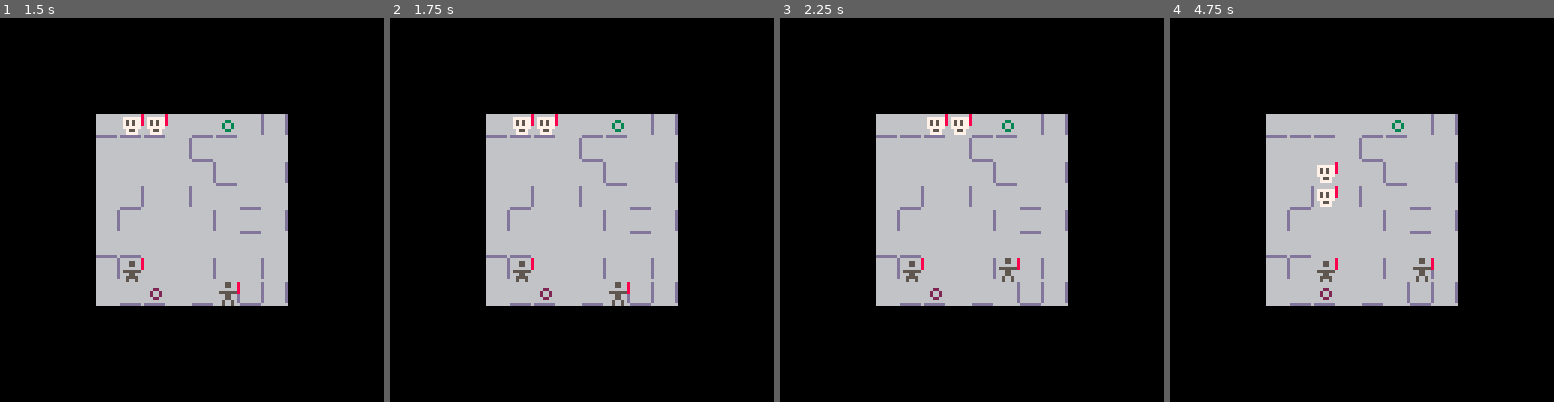
Above: before the commit, frames 1-4 (left to right).
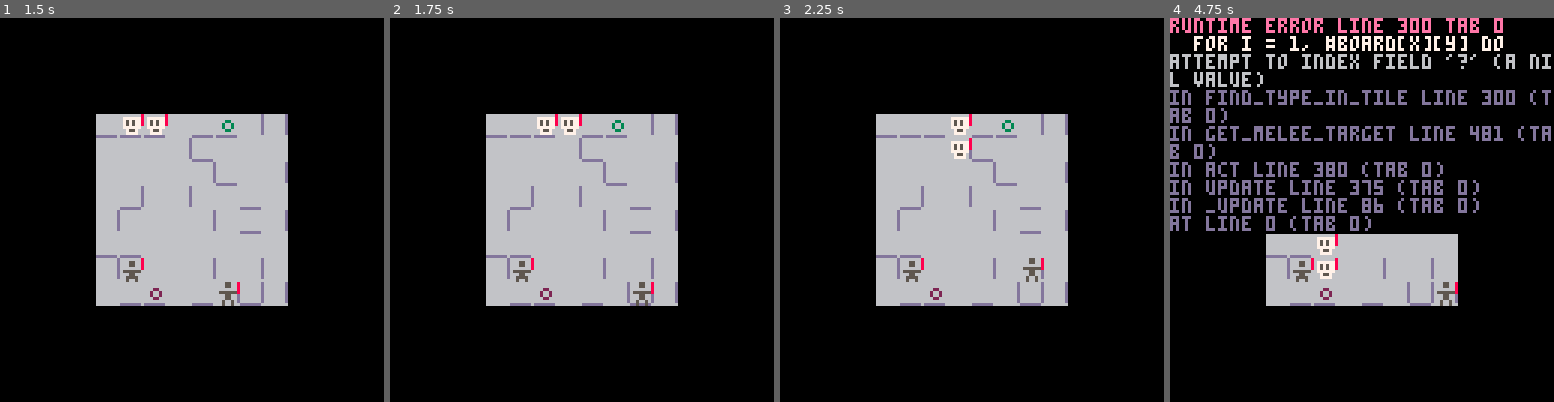
Above: after the commit, the same moments.

Repository: taylordolan/grid-folks
Game: PICO-8 cartridge grid_folks.p8
Same seed, same stepped clock (60 frames per second), same inputs: the game is played once before the commit and once after it.
Inputs:
- Up to frame 1 (1.5 s): tap X (X key) at 0.33, 1.07 s
- Up to frame 2 (1.75 s): hold Right from 1.6 s (still down)
- Up to frame 3 (2.25 s): tap X (X key) at 1.85 s; release Right at 2.1 s; hold Up from 2.15 s (still down)
- Up to frame 4 (4.75 s): release Up at 2.42 s; hold Right 2.47-3.03 s; tap X (X key) at 2.97, 4.08 s; hold Left 3.08-3.58 s; hold Down 3.63-3.97 s; hold Right 4.02-4.68 s; hold Up from 4.73 s (still down)

Frame 1 is identical in both runs. In frame 2, 0.7% of the frame differs, in the area x 32-69%, y 25-75%; in frame 3, 0.7%; in frame 4, 25%, in the area x 0-100%, y 0-75%.
Error after the commit: runtime error line 300 tab 0; for i = 1, #board[x][y] do; attempt to index field '?' (a nil value)

Commit message:
more power cleanup

Diff:
--- a/grid_folks.p8
+++ b/grid_folks.p8
@@ -351,39 +351,6 @@
     melee = false,
     shoot = false,
 
-    -- set companion's power based on current tile
-    update_companion_power = function(self)
-      local x_here = x(self)
-      local y_here = y(self)
-      local here = {x_here, y_here}
-      local here_tile = board[x_here][y_here]
-
-      -- find the other hero
-      local companion
-      if heroes[1] == self then
-        companion = heroes[2]
-      else
-        companion = heroes[1]
-      end
-
-      -- set companion deets to their defaults
-      companion.melee = false
-      companion.shoot = false
-      companion.base_sprite = 017
-
-      -- check if this hero's tile is a power tile
-      local power = find_type_in_tile("power", here)
-      if power then
-        companion.base_sprite = power.companion_sprite
-        -- apply the power's effect to the companion hero
-        if power.effect == "melee" then
-          companion.melee = true
-        elseif power.effect == "shoot" then
-          companion.shoot = true
-        end
-      end
-    end,
-
     -- update hero
 		update = function(self)
       local self_x = x(self)
@@ -392,106 +359,130 @@
 
       -- move up
 			if btnp(⬆️) then
-        local target = get_shoot_target(self_tile, {0, -1})
-        local target_exists = target and true or false
-        if self.shoot and target_exists then
-          shoot_target(target)
-          player_turn = false
-        else
-          local dest = {self_x, self_y - 1}
-          attempt_hero_move(dest)
-        end
+        local direction = {0, -1}
+        act(direction)
       end
       -- move down
 			if btnp(⬇️) then
-        local dest = {self_x, self_y + 1}
-        attempt_hero_move(dest)
+        local direction = {0, 1}
+        act(direction)
       end
       -- move left
 			if btnp(⬅️) then
-        local dest = {self_x - 1, self_y}
-        attempt_hero_move(dest)
+        local direction = {-1, 0}
+        act(direction)
       end
       -- move right
 			if btnp(➡️) then
-        local dest = {self_x + 1, self_y}
-        attempt_hero_move(dest)
-      end
-
-      function attempt_hero_move(dest)
-        local x = dest[1]
-        local y = dest[2]
-        if
-          location_exists(dest) and
-          is_wall_between({self_x, self_y}, dest) == false
-        then
-          local target = find_type_in_tile("enemy", dest)
-          local target_exists = target and true or false
-          if target_exists then
-            if self.melee then
-              target.health -= 4
-            else
-              target.health -= 2
-            end
-            -- if the enemy is out of health, then it dies
-            if (target.health <= 0) then
-              del(enemies, target)
-              del(board[x][y], target)
-            end
-          else
-            set_tile(self, dest)
+        local direction = {1, 0}
+        act(direction)
+      end
+
+      function act(direction)
+        shoot_target = get_shoot_target(direction)
+        melee_target = get_melee_target(direction)
+        if self.shoot and shoot_target then
+          hit_enemy(shoot_target, 1)
+        elseif self.melee and melee_target then
+          hit_enemy(melee_target, 4)
+        elseif melee_target then
+          hit_enemy(melee_target, 2)
+        else
+          step(direction)
+        end
+      end
+
+      function update_companion_power(self)
+        local here = {x(self), y(self)}
+
+        -- find the other hero
+        local companion
+        if heroes[1] == self then
+          companion = heroes[2]
+        else
+          companion = heroes[1]
+        end
+
+        -- set companion deets to their defaults
+        companion.melee = false
+        companion.shoot = false
+        companion.base_sprite = 017
+
+        -- check if this hero's tile is a power tile
+        local power = find_type_in_tile("power", here)
+        if power then
+          companion.base_sprite = power.companion_sprite
+          -- apply the power's effect to the companion hero
+          if power.effect == "melee" then
+            companion.melee = true
+          elseif power.effect == "shoot" then
+            companion.shoot = true
           end
-          self.update_companion_power(self)
-          player_turn = false
-        end
-      end
-
-      -- explain
-      function get_shoot_target(start, velocity)
-
-        local x_vel = velocity[1]
-        local y_vel = velocity[2]
-
-        local target = false
-        local done = false
-        local current = start
-
-        while done == false do
-
+        end
+      end
+
+      function hit_enemy(enemy, damage)
+        enemy_x = x(enemy)
+        enemy_y = y(enemy)
+
+        enemy.health -= damage
+
+        if (enemy.health <= 0) then
+          del(enemies, enemy)
+          del(board[enemy_x][enemy_y], enemy)
+        end
+        end_turn()
+      end
+
+      function step(direction)
+        local next = {x(self) + direction[1], y(self) + direction[2]}
+        set_tile(self, next)
+        end_turn()
+      end
+
+      function end_turn()
+        update_companion_power(self)
+        player_turn = false
+      end
+
+      -- todo: explain this
+      function get_shoot_target(direction)
+
+        local x_vel = direction[1]
+        local y_vel = direction[2]
+        local current = {x(self), y(self)}
+
+        while true do
           -- define the current target
           local next = {current[1] + x_vel, current[2] + y_vel}
-
           -- if `next` is off the map, return false
           if location_exists(next) == false then
             return false
           end
-
           -- if there's a wall in the way, return false
           if is_wall_between(current, next) then
             return false
           end
-
           -- if there's an enemy in the target, return it
           local enemy = find_type_in_tile("enemy", next)
-          local enemy_exists = enemy and true or false
-          if enemy_exists then
+          -- local enemy_exists = enemy and true or false
+          if enemy then
             return enemy
           end
-
           -- set `current` to `next` and keep going
           current = next
         end
       end
 
-      function shoot_target(enemy)
-        local x = x(enemy)
-        local y = y(enemy)
-        enemy.health -= 1
-        -- if the enemy is out of health, then it dies
-        if (enemy.health <= 0) then
-          del(enemies, enemy)
-          del(board[x][y], enemy)
-        end
+      -- todo: explain this
+      function get_melee_target(direction)
+
+        local x_vel = direction[1]
+        local y_vel = direction[2]
+        local next = {x(self) + x_vel, y(self) + y_vel}
+
+        local target = find_type_in_tile("enemy", next)
+        return target
       end
 		end
 	}
